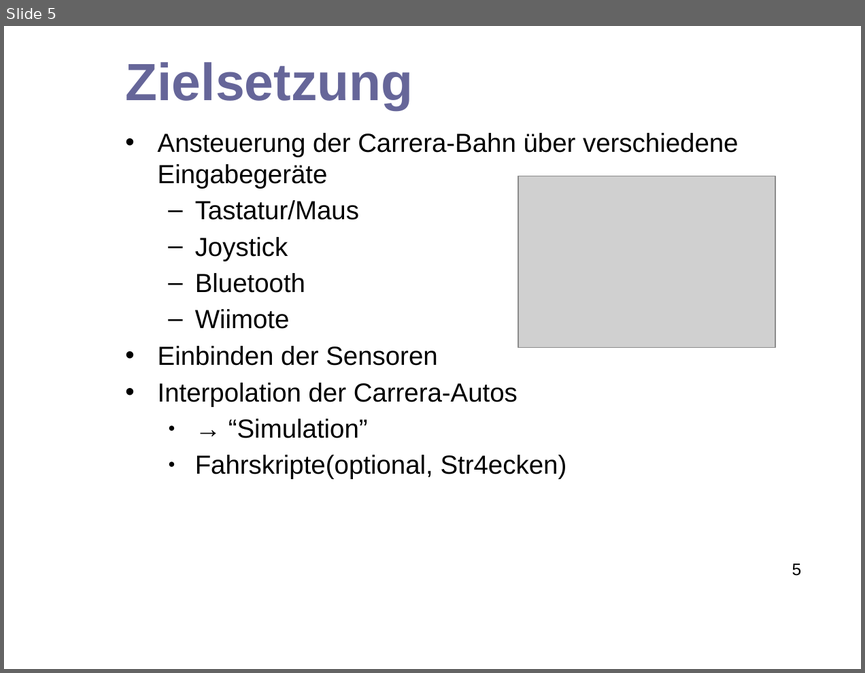
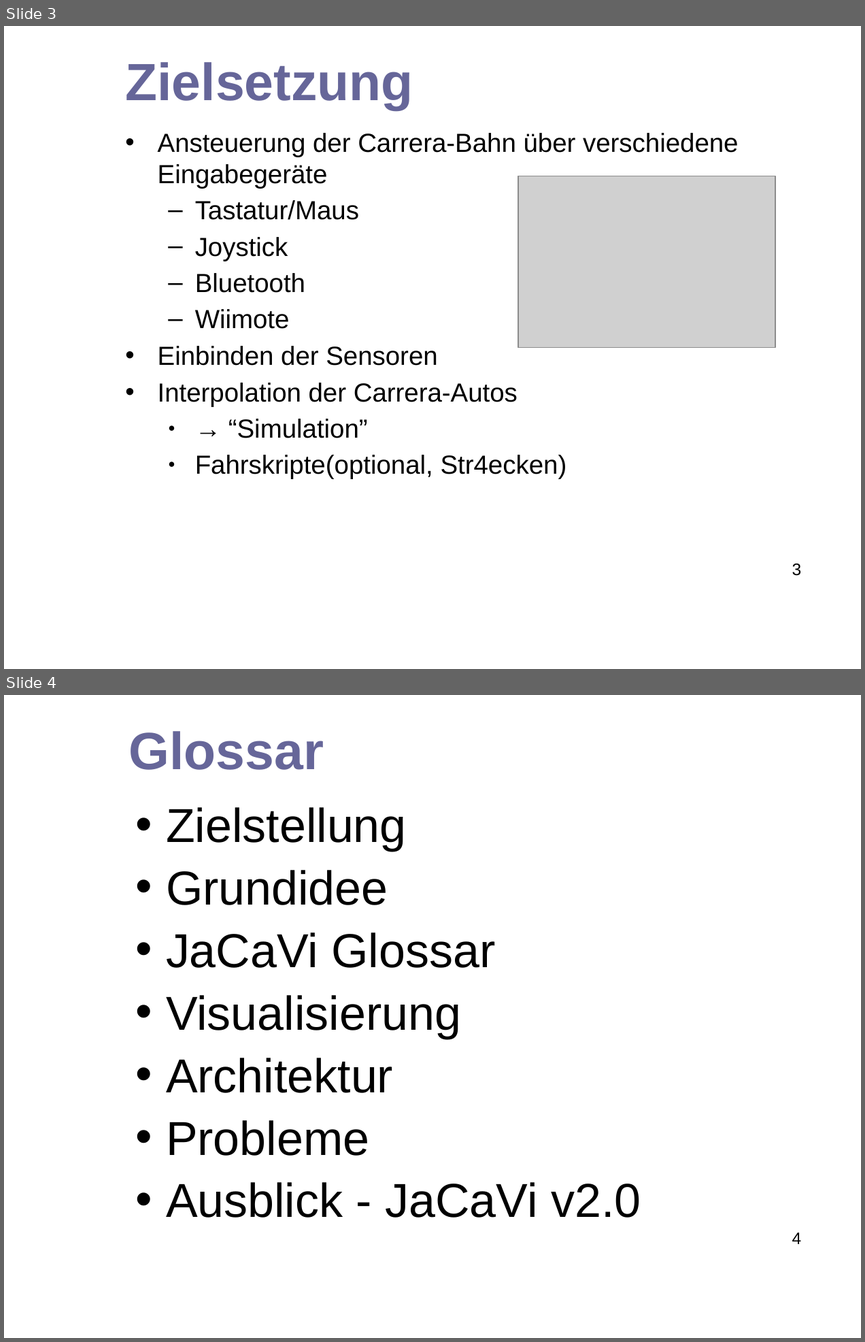
Before and after one commit to hheimbuerger/jacavi, a slide deck: docs/presentation documents/Abschlusspräsentation_JaCaVi.odp. Shown one above the other, each under a label of ours: slide 5 before the commit, slides 3 and 4 after it. The pictures are 865x673 and 865x1342 pixels, drawn with LibreOffice and Linux fonts; fonts in the diff are those of the drawing; grey boxes stand for pictures; background and template pictures are left out. Boxes give left, top, right and bottom in pixels: in the first picture for what was removed or moved away, otherwise in the second. Text is boxed around its words. In the diff, an @@ line names an element or a change of style, - is before the commit and + after.

```diff
--- a/docs/presentation documents/Abschlusspräsentation_JaCaVi.odp
+++ b/docs/presentation documents/Abschlusspräsentation_JaCaVi.odp
@@ slide 4 added at bbox=[4, 695, 861, 1338], background picture (left out) @@
@@ title added at bbox=[129, 731, 324, 770], 44 pt, text #666699, bold @@
+Glossar
@@ text added at bbox=[166, 807, 640, 1217], 40 pt, text #000000 @@
+• Zielstellung
+• Grundidee
+• JaCaVi Glossar
+• Visualisierung
+• Architektur
+• Probleme
+• Ausblick - JaCaVi v2.0
@@ page number added at bbox=[792, 1232, 802, 1244], 14 pt, text #000000 @@
+4
@@ what was slide 5 is now slide 3 @@
@@ page number at bbox=[792, 563, 802, 575]: text changed @@
-5
+3
```
Also in this commit, not shown: 3 other slides added, 3 slides removed.
